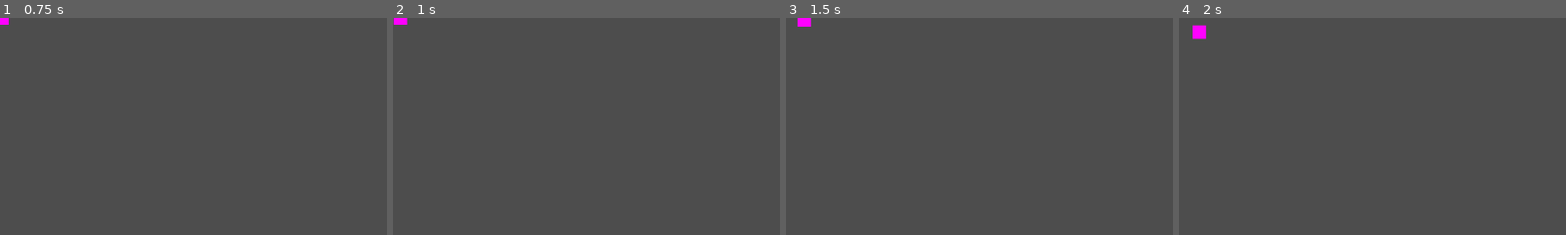
Above: before the commit, frames 1-4 (left to right).
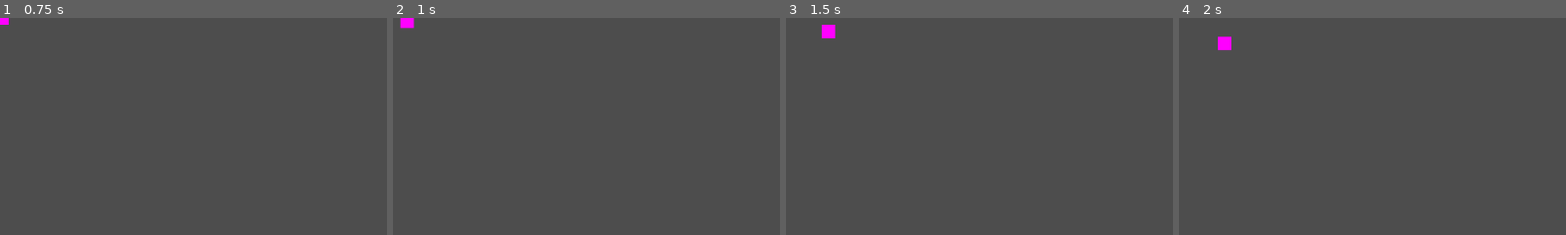
Above: after the commit, the same moments.

Repository: JadePhoen-ix/PirateJam16
Game: Godot game, scene res://scenes/gameplay/entities/player/player.tscn
The game is run twice, just before and just after one commit, with the same random seed, the same clock (stepped at 60 frames per second) and the same inputs. The project has no main scene, so this scene is started directly.
Inputs (mouse positions are % of the whole screen's width and height, from its top left):
- Up to frame 1 (0.75 s): tap Enter at 0.5 s; move the mouse to (72, 45) at 0.52 s; press the mouse at (72, 45) at 0.53 s; hold D (move_right) from 0.53 s (still down)
- Up to frame 2 (1 s): keep holding D (move_right); tap Space (mind_active) at 0.8 s
- Up to frame 3 (1.5 s): move the mouse to (30, 55) at 1.27 s; release D (move_right) at 1.28 s; release the mouse at (30, 55) at 1.28 s; hold S (move_down) from 1.28 s (still down); tap Space (mind_active) at 1.35 s
- Up to frame 4 (2 s): keep holding S (move_down); click (30, 55) at 1.55 s
The pictures show only the part of the screen within x 0-50%, y 0-50%; the shares and areas given below are measured in that part.

Frame 1 is identical in both runs. In frame 2, 0.2% of the frame differs, in the area x 0-6%, y 0-5%; in frame 3, 0.4%; in frame 4, 0.5%, in the area x 3-14%, y 3-16%.

Commit message:
Created `aug_tumble`
Created `aug_tumble` script and scene to handle all tumble logic
Removed tumble/dash logic from player script
Added `AugmentManager` and `AugTumble` scenes to Player scene
Added `augment_manager` variable and initialization call to player script
Adjusted `_unhandled_input` player method to now properly call augment manager based on input

Diff:
--- /dev/null
+++ b/scenes/gameplay/augments/tumble/aug_tumble.gd
@@ -0,0 +1,27 @@
+extends Augment
+class_name AugTumble
+
+
+@export_group("Tumble Parameters")
+@export_range(0.0, 10.0, 0.1) var duration := 0.25
+@export_range(0.0, 10.0, 0.1) var speed_multiplier := 2.0
+@export_range(0.0, 10.0, 0.1) var cooldown := 5.0
+
+var cooldown_timer: SceneTreeTimer
+
+
+func _active() -> void:
+	if cooldown_timer != null and cooldown_timer.time_left > 0.0:
+		print_rich("[color=red]Tumble currently on cooldown.[/color]")
+		return
+
+	var entity := manager.entity as Player
+	var data := {
+			direction = entity.get_global_mouse_position() - entity.global_position,
+			duration = 0.25,
+			speed = entity.velocity_2d.max_speed * 5.0,
+			velocity_2d = entity.velocity_2d,
+			body = entity
+	}
+	entity.current_dash = Dash.create(data)
+	cooldown_timer = get_tree().create_timer(cooldown)
--- /dev/null
+++ b/scenes/gameplay/augments/tumble/aug_tumble.tscn
@@ -0,0 +1,7 @@
+[gd_scene load_steps=2 format=3 uid="uid://diiugk5bqxoks"]
+
+[ext_resource type="Script" path="res://scenes/gameplay/augments/tumble/aug_tumble.gd" id="1_8fr7r"]
+
+[node name="AugTumble" type="Node"]
+script = ExtResource("1_8fr7r")
+slot_type = 1
--- a/scenes/gameplay/entities/player/player.gd
+++ b/scenes/gameplay/entities/player/player.gd
@@ -3,6 +3,12 @@
 
 
 var current_dash: Dash
+
+@onready var augment_manager := $AugmentManager as AugmentManager
+
+
+func _ready() -> void:
+	augment_manager.initialize_manager(self)
 
 
 func _physics_process(delta: float) -> void:
@@ -16,15 +22,12 @@
 
 
 func _unhandled_input(event: InputEvent) -> void:
-	if event.is_action_pressed("mobility"):
-		var data := {
-			direction = get_global_mouse_position() - global_position,
-			duration = 0.25,
-			speed = velocity_2d.max_speed * 5.0,
-			velocity_2d = velocity_2d,
-			body = self
-		}
-		current_dash = Dash.create(data)
+	if event.is_action_pressed("mind_active"):
+		augment_manager.trigger_augment_active(Augment.SlotType.MIND)
+	if event.is_action_pressed("core_active"):
+		augment_manager.trigger_augment_active(Augment.SlotType.CORE)
+	if event.is_action_pressed("hand_active"):
+		augment_manager.trigger_augment_active(Augment.SlotType.HAND)
 
 
 func _get_movement_vector() -> Vector2:
--- a/scenes/gameplay/entities/player/player.tscn
+++ b/scenes/gameplay/entities/player/player.tscn
@@ -1,7 +1,9 @@
-[gd_scene load_steps=4 format=3 uid="uid://l6g5bqib0w0p"]
+[gd_scene load_steps=6 format=3 uid="uid://l6g5bqib0w0p"]
 
 [ext_resource type="PackedScene" uid="uid://bsbh01ggfugew" path="res://scenes/gameplay/entities/entity.tscn" id="1_j6aoy"]
 [ext_resource type="Script" path="res://scenes/gameplay/entities/player/player.gd" id="1_re2g0"]
+[ext_resource type="PackedScene" uid="uid://cpajq784n4pps" path="res://scenes/gameplay/augments/augment_manager.tscn" id="3_e5k14"]
+[ext_resource type="PackedScene" uid="uid://diiugk5bqxoks" path="res://scenes/gameplay/augments/tumble/aug_tumble.tscn" id="4_grcbo"]
 
 [sub_resource type="PlaceholderTexture2D" id="PlaceholderTexture2D_55heh"]
 size = Vector2(20, 20)
@@ -9,5 +11,10 @@
 [node name="Player" instance=ExtResource("1_j6aoy")]
 script = ExtResource("1_re2g0")
 
-[node name="Sprite2D" type="Sprite2D" parent="." index="2"]
+[node name="AugmentManager" parent="." index="0" instance=ExtResource("3_e5k14")]
+
+[node name="AugTumble" parent="AugmentManager" index="0" instance=ExtResource("4_grcbo")]
+cooldown = 2.0
+
+[node name="Sprite2D" type="Sprite2D" parent="." index="3"]
 texture = SubResource("PlaceholderTexture2D_55heh")
